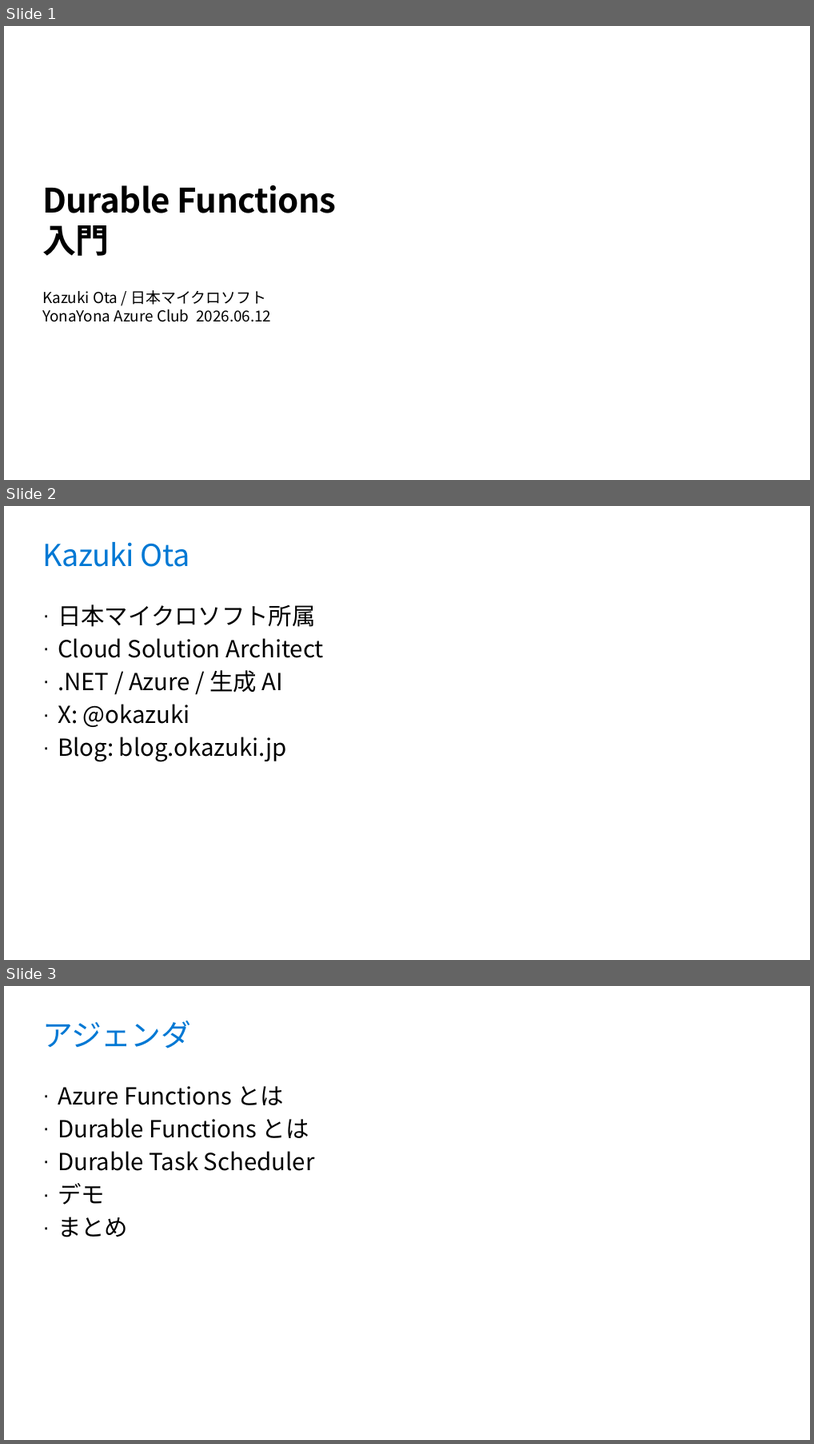
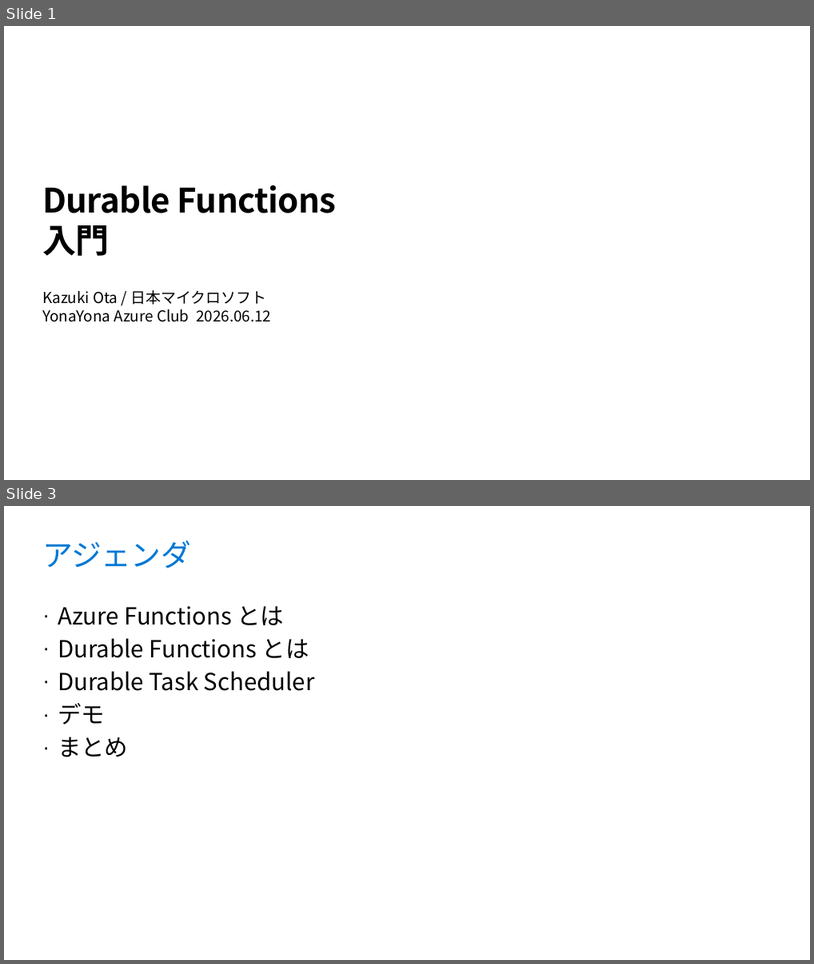
Before and after one commit to runceel/yonayona-durable, a slide deck: slides/slides.pptx. Shown one above the other, each under a label of ours: slides 1, 2 and 3 before the commit, slides 1 and 3 after it; the slides between them are not shown. The pictures are 814x1444 and 814x964 pixels, drawn with LibreOffice and Linux fonts; fonts in the diff are those of the drawing; background and template pictures are left out. Boxes give left, top, right and bottom in pixels: in the first picture for what was removed or moved away, otherwise in the second. Text is boxed around its words. In the diff, an @@ line names an element or a change of style, - is before the commit and + after.

```diff
--- a/slides/slides.pptx
+++ b/slides/slides.pptx
@@ slide 2 removed at <box>4,506,810,960</box>, background #FFFFFF @@
@@ title removed at <box>43,542,190,567</box> @@
-Kazuki Ota
@@ text removed at <box>58,604,323,762</box> @@
-· 日本マイクロソフト所属
-· Cloud Solution Architect
-· .NET / Azure / 生成 AI
-· X: @okazuki
-· Blog: blog.okazuki.jp
```
Also in this commit, not shown: 5 slides changed, 2 slides added.
